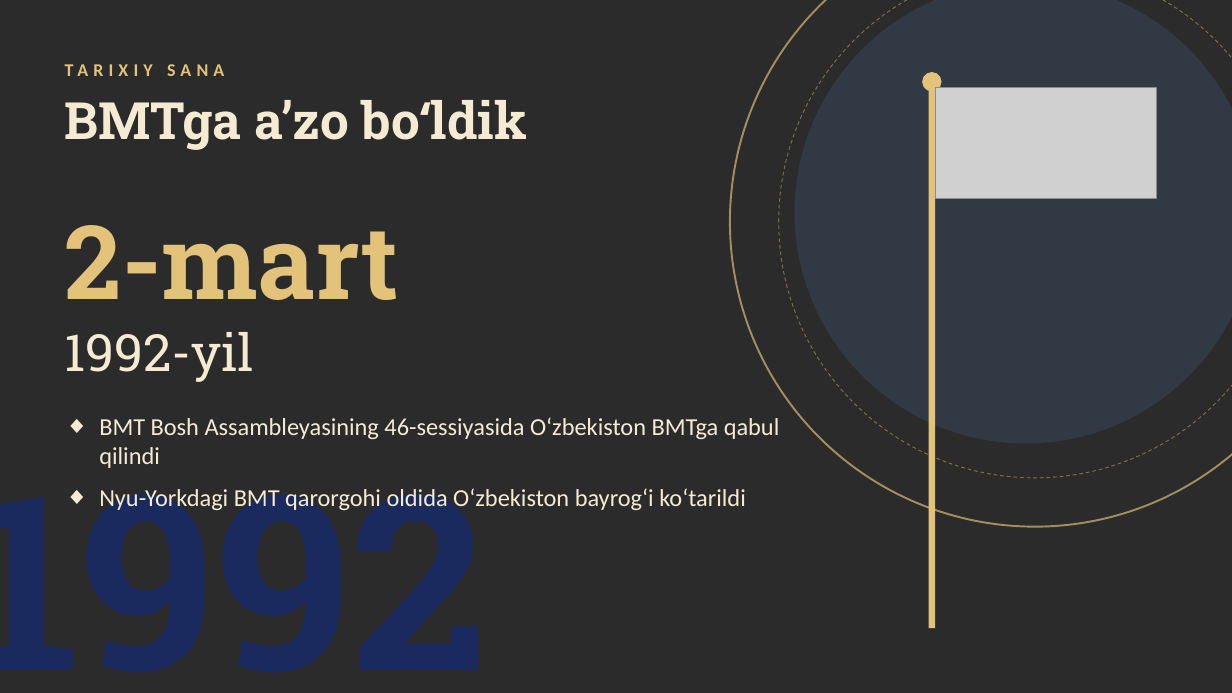
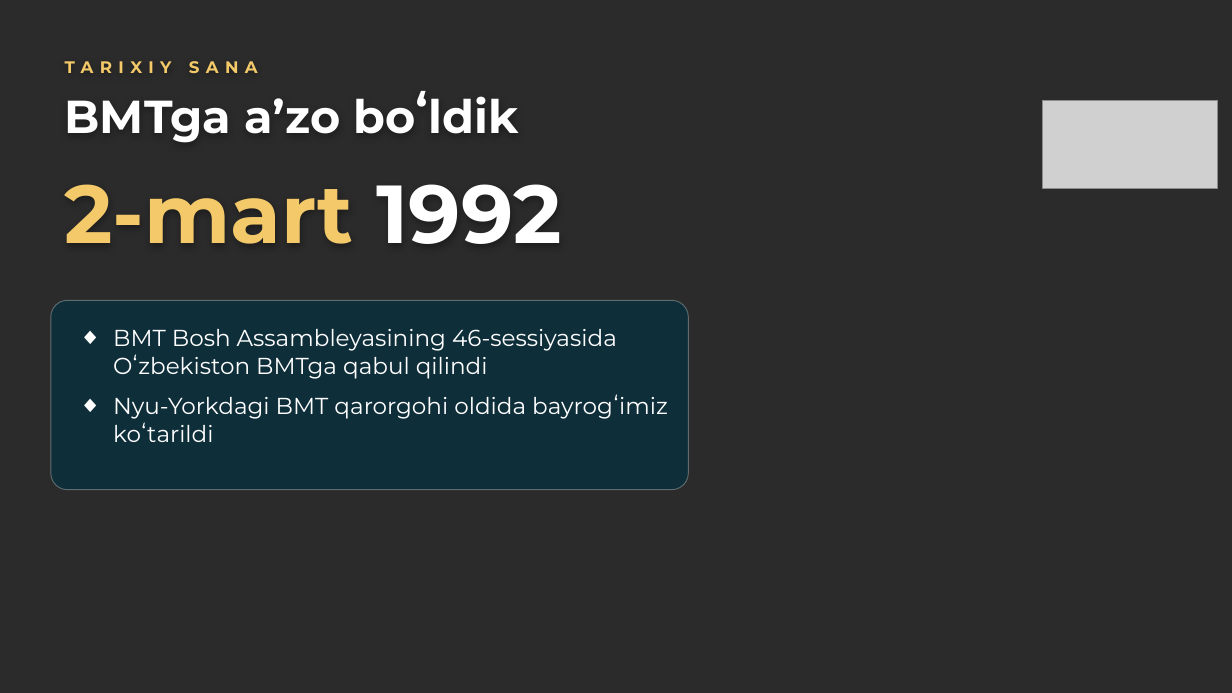
Before and after one commit to mmuhammadovv/mustaqil_ish_ay, a slide deck: slide 4 of alohida/BMT_himoya.pptx. Drawn at 1232x693 pixels with LibreOffice and Linux fonts; fonts in the diff are those of the drawing; grey boxes stand for pictures; background and template pictures are left out; a plain dark background stands for a picture behind light text. Boxes give left, top, right and bottom in pixels: in the first picture for what was removed or moved away, otherwise in the second. Text is boxed around its words. In the diff, an @@ line names an element or a change of style, - is before the commit and + after.

```diff
--- a/alohida/BMT_himoya.pptx
+++ b/alohida/BMT_himoya.pptx
@@ ellipse removed at bbox=[730, 0, 1232, 527] @@
@@ ellipse removed at bbox=[779, 0, 1232, 478] @@
@@ ellipse removed at bbox=[795, 0, 1232, 444] @@
@@ text "TARIXIY SANA" at bbox=[65, 61, 258, 73]: size 14 to 13 pt, font Calibri to Montserrat, text colour #E3C27A to #F3C969, letter spacing 4 to 5 pt @@
@@ text "BMTga aʼzo boʻldik" at bbox=[65, 91, 518, 143]: size 40 to 36 pt, font Roboto Slab to Montserrat, text colour #F5EBD3 to #FFFFFF @@
@@ ellipse removed at bbox=[922, 72, 942, 91] @@
@@ rectangle removed at bbox=[929, 83, 935, 628] @@
@@ picture: place and size @@
-picture at bbox=[935, 88, 1157, 199]
+picture at bbox=[1043, 101, 1218, 189]
@@ text "2-mart 1992" at bbox=[65, 184, 562, 244]: vertical alignment middle to top @@
@@ text at bbox=[65, 184, 562, 244]: text changed; size 80 to 64 pt; font Roboto Slab to Montserrat; text colour #E3C27A to #F3C969 @@
-2-mart
+2-mart 1992
@@ rounded rectangle added at bbox=[51, 300, 689, 490], fill #06303F at 78% opacity, outline #FFFFFF 0.75 pt @@
@@ text "BMT Bosh Assambleyasining 46-sessiyasida Oʻzbekiston ...": place and size @@
-text "BMT Bosh Assambleyasining 46-sessiyasida Oʻzbekiston ..." at bbox=[99, 417, 780, 513]
+text "BMT Bosh Assambleyasining 46-sessiyasida Oʻzbekiston ..." at bbox=[113, 329, 668, 442]
@@ text at bbox=[113, 329, 617, 379]: size 19 to 18 pt, font Calibri to Montserrat, text colour #F5EBD3 to #FFFFFF in "BMT Bosh Assambleyasining 46-sessiyasida Oʻzbekiston BMTga q ..." @@
@@ text removed at bbox=[65, 332, 255, 382] @@
-1992-yil
@@ text at bbox=[113, 394, 668, 442]: text changed; size 19 to 18 pt; font Calibri to Montserrat; text colour #F5EBD3 to #FFFFFF @@
-◆ Nyu-Yorkdagi BMT qarorgohi oldida Oʻzbekiston bayrogʻi koʻtarildi
+◆ Nyu-Yorkdagi BMT qarorgohi oldida bayrogʻimiz koʻtarildi
@@ text removed at bbox=[0, 447, 486, 672] @@
-1992
```
Also in this commit, not shown: 8 other slides changed, 1 slide added, 12 other files.
